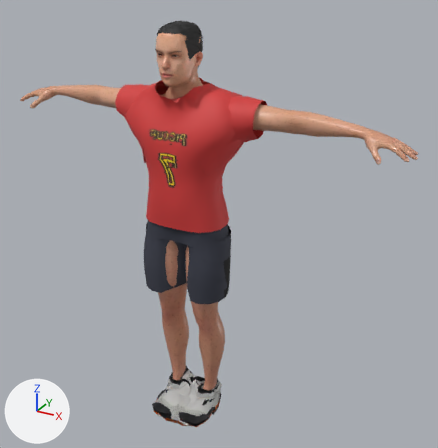
The glTF model FEL-full-app/public/models/rivals/blaze.glb, before and after one commit.
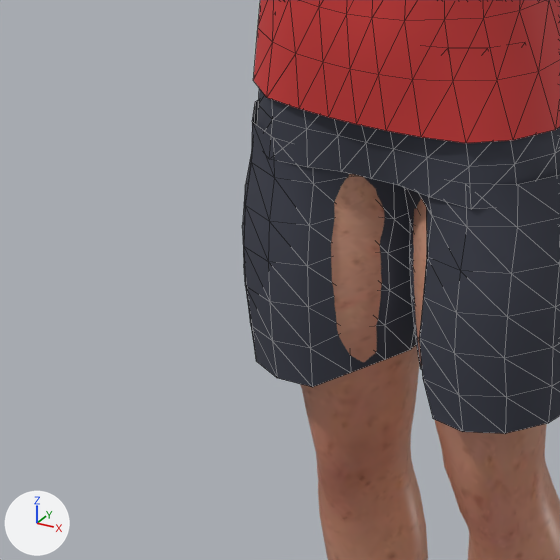
Each version appears first whole from a 50 mm lens placed at (1.29, -2.091, 2.015), pointed at (0.114, 0.047, 0.946), and next in a close-up on the part from 19% to 51% of the width and 44% to 75% of the height. Every picture has the same lights, and +X, +Y and +Z are marked at lower left. The older version's two pictures come first. The close-ups show mesh edges as thin lines. Where no turn or scale is listed for an object, it has been applied to the vertices. Vertices at exactly the same position are counted once.

The first close-up shows 'Body', 'Kit_shorts_shorts_baggy', 'Kit_tops_top_jersey'.
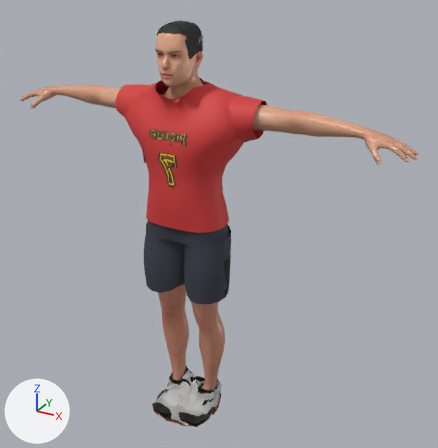
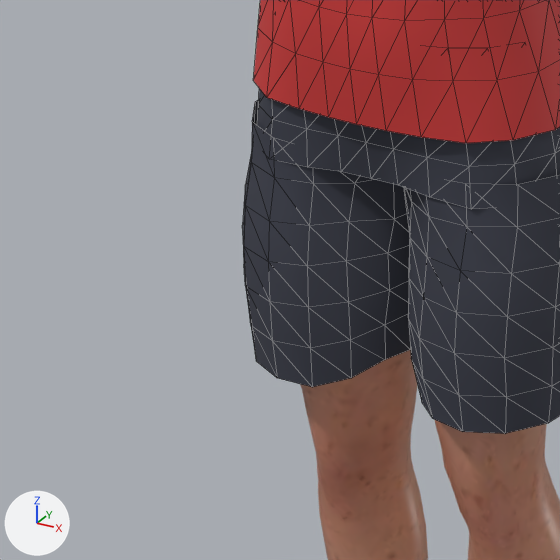
Edits to the bpy script that builds the scene:
```text
Change me_cargo_pants:
    where me_cargo_pants.from_pydata(...)  # 321 vertices, 528 faces; spans x -0.205..0.208, y -0.164..0.111, z 0.651..1.084
    used by ob_kit_shorts_shorts_baggy; location = (0.0, 0.0, 0.0)
    me_cargo_pants part 1
    me_cargo_pants.vertices[138].co: (0.074, -0.133, 0.884) -> (0.073, -0.138, 0.884)  # pixel (431, 215) -> pixel (428, 216)
    me_cargo_pants.vertices[139].co: (0.048, -0.101, 0.884) -> (0.038, -0.115, 0.885)  # not seen -> pixel (411, 201)
    me_cargo_pants.vertices[153].co: (0.055, -0.107, 0.846) -> (0.042, -0.126, 0.848)  # not seen -> pixel (409, 237)
    me_cargo_pants.vertices[167].co: (0.055, -0.106, 0.799) -> (0.04, -0.127, 0.8)  # not seen -> pixel (408, 277)
    me_cargo_pants.vertices[181].co: (0.053, -0.108, 0.751) -> (0.038, -0.127, 0.751)  # not seen -> pixel (408, 317)
    me_cargo_pants.vertices[195].co: (0.059, -0.108, 0.706) -> (0.042, -0.13, 0.704)  # not seen -> pixel (411, 358)
    me_cargo_pants.vertices[209].co: (0.07, -0.104, 0.661) -> (0.055, -0.13, 0.654)  # not seen -> pixel (421, 402)
    me_cargo_pants.vertices[234].co: (-0.045, -0.098, 0.887) -> (-0.035, -0.112, 0.888)  # not seen -> pixel (354, 183)
    me_cargo_pants.vertices[248].co: (-0.05, -0.104, 0.844) -> (-0.036, -0.123, 0.846)  # not seen -> pixel (348, 221)
    me_cargo_pants.vertices[262].co: (-0.053, -0.108, 0.799) -> (-0.038, -0.128, 0.801)  # not seen -> pixel (346, 261)
    me_cargo_pants.vertices[276].co: (-0.052, -0.11, 0.752) -> (-0.037, -0.129, 0.753)  # not seen -> pixel (348, 302)
    me_cargo_pants.vertices[290].co: (-0.049, -0.112, 0.707) -> (-0.036, -0.129, 0.706)  # not seen -> pixel (350, 340)
    me_cargo_pants.vertices[304].co: (-0.045, -0.116, 0.657) -> (-0.04, -0.124, 0.655)  # pixel (350, 372) -> pixel (351, 378)
```

Where the change shows, as pixel boxes [x1, y1, x2, y2] in the close-ups (560 x 560 px; the box of a moved part takes in the faces that stretch with it):
part 1 of me_cargo_pants, moved or reshaped
    before: [307, 168, 466, 387]
    after: [307, 168, 466, 418]
